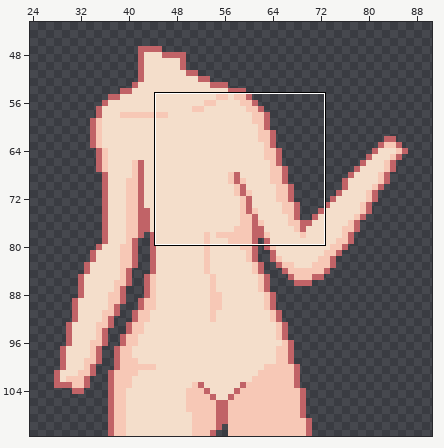
File history of a pixel-art file, js/img/tsundere.aseprite. The picture above shows the old version from afar; the outline marks the close-up.
Close-up. The starting point:
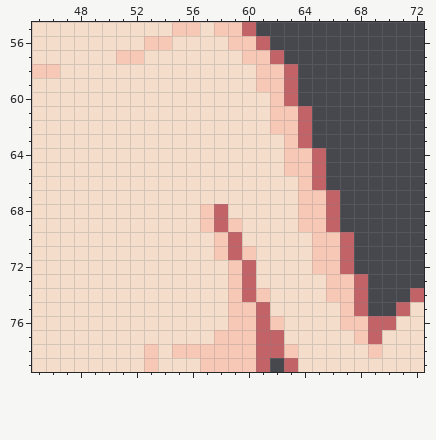
112x112 pixels, 1 frame. Shown: x 45..72, y 55..79. The wide view leaves out empty margins.
New version:
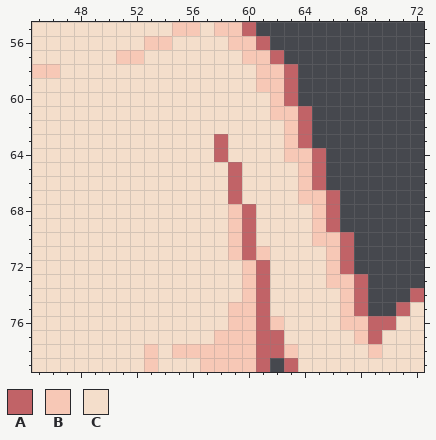
Palette (. is transparent): A #c16367  B #f7c8b6  C #f4decb
Edits made:
{"where": "layer \"Layer 2\""}
{"y":62,"x":62,"old":"B","new":"C"}
{"y":63,"x":58,"old":"C","new":"A"}
{"y":64,"x":58,"old":"C","new":"A"}
{"y":65,"x":59,"old":"C","new":"A"}
{"y":65,"x":63,"old":"B","new":"C"}
{"y":66,"x":59,"old":"C","new":"A"}
{"y":67,"x":59,"old":"C","new":"A"}
{"y":68,"x":57,"old":"BACC","new":"CCBA"}
{"y":68,"x":64,"old":"B","new":"C"}
{"y":69,"x":57,"old":"BA","new":"CC"}
{"y":69,"x":60,"old":"C","new":"A"}
{"y":69,"x":64,"old":"B","new":"C"}
{"y":70,"x":58,"old":"BAC","new":"CBA"}
{"y":71,"x":58,"old":"BABC","new":"CBAB"}
{"y":71,"x":65,"old":"B","new":"C"}
{"y":72,"x":59,"old":"BAC","new":"CBA"}
{"y":72,"x":65,"old":"B","new":"C"}
{"y":73,"x":59,"old":"BAC","new":"CBA"}
{"y":74,"x":59,"old":"BAB","new":"CBA"}
{"y":74,"x":66,"old":"B","new":"C"}
{"label":"changed","picture_box":[200,120,340,302]}
